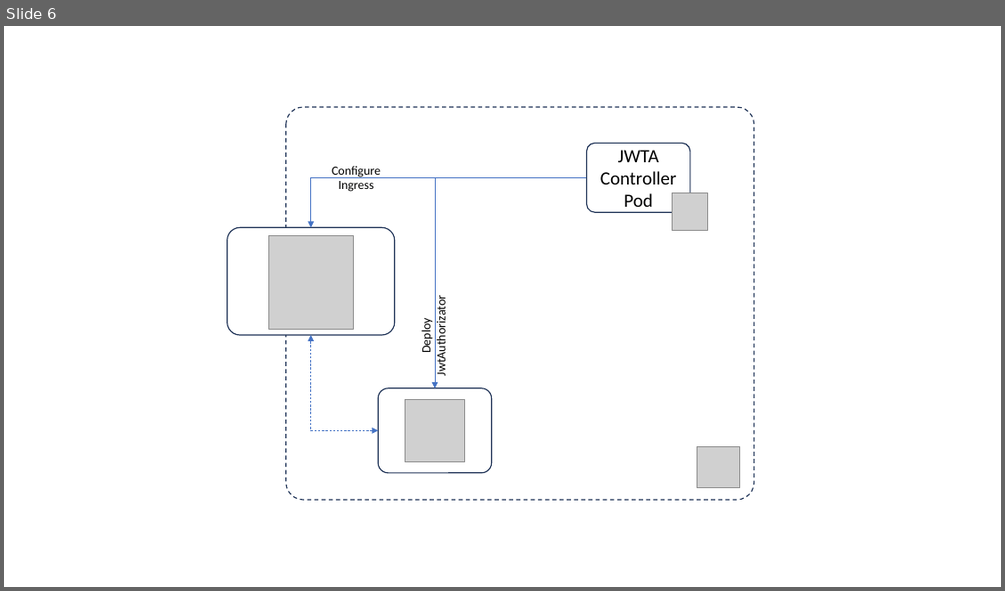
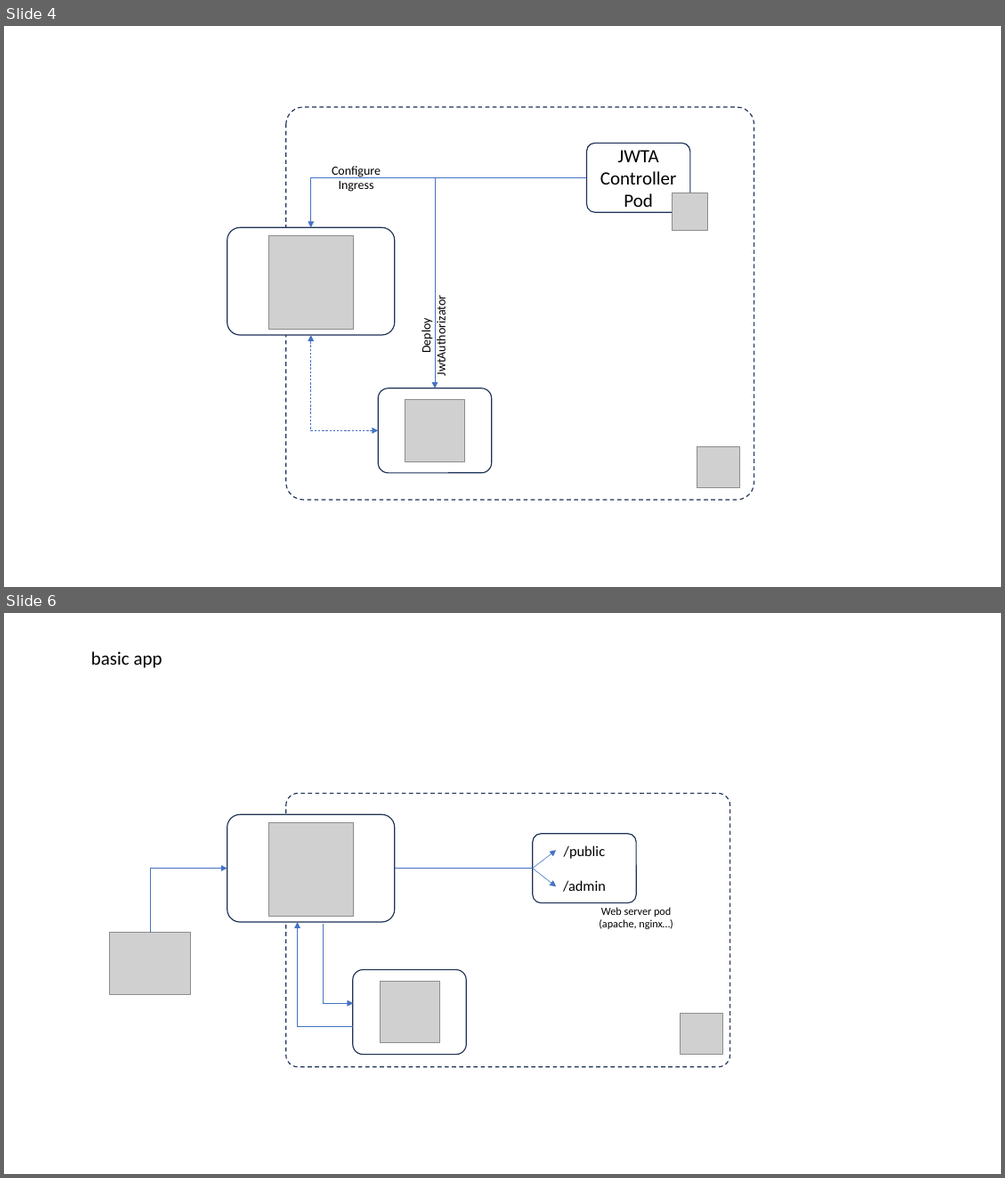
Before and after one commit to jfvilasPersonal/oberkorn, a slide deck: docs/diagrams.pptx. Shown one above the other, each under a label of ours: slide 6 before the commit, slides 4 and 6 after it; the slides between them are not shown. The pictures are 1005x591 and 1005x1178 pixels, drawn with LibreOffice and Linux fonts; fonts in the diff are those of the drawing; grey boxes stand for pictures. Boxes give left, top, right and bottom in pixels: in the first picture for what was removed or moved away, otherwise in the second. Text is boxed around its words. In the diff, an @@ line names an element or a change of style, - is before the commit and + after.

```diff
--- a/docs/diagrams.pptx
+++ b/docs/diagrams.pptx
@@ slide 6 added at box(4, 613, 1001, 1174), background #FFFFFF @@
@@ text added at box(91, 651, 162, 668), 18 pt, text #000000 @@
+basic app
@@ rounded rectangle added at box(286, 793, 730, 1067), outline #1E3256 1 pt dashed @@
@@ rounded rectangle added at box(226, 814, 395, 922), fill #FFFFFF, outline #1E3256 1 pt @@
@@ picture added at box(268, 822, 353, 916) @@
@@ rounded rectangle added at box(533, 834, 637, 903), fill #FFFFFF, outline #1E3256 1 pt, 14 pt, text #000000 @@
+/public
+/admin
@@ arrow added from (533, 868) to (556, 850), #4472C4 0.5 pt @@
@@ elbow arrow added from (150, 933) to (226, 868), #4472C4 0.5 pt @@
@@ line added from (395, 868) to (533, 868), #4472C4 0.5 pt @@
@@ arrow added from (533, 868) to (556, 887), #4472C4 0.5 pt @@
@@ picture added at box(109, 933, 191, 995) @@
@@ elbow arrow added from (353, 1026) to (297, 922), #4472C4 0.5 pt @@
@@ elbow arrow added from (323, 924) to (353, 1004), #4472C4 0.5 pt @@
@@ text added at box(599, 907, 673, 929), 10.5 pt, text #000000 @@
+Web server pod
+(apache, nginx…)
@@ rounded rectangle added at box(353, 970, 466, 1054), fill #FFFFFF, outline #1E3256 1 pt @@
@@ picture added at box(380, 981, 439, 1043) @@
@@ picture added at box(680, 1013, 722, 1054) @@
@@ what was slide 6 is now slide 4 @@
```
Also in this commit, not shown: 1 slide changed, 1 other slide added, 2 slides removed, 5 other files.
